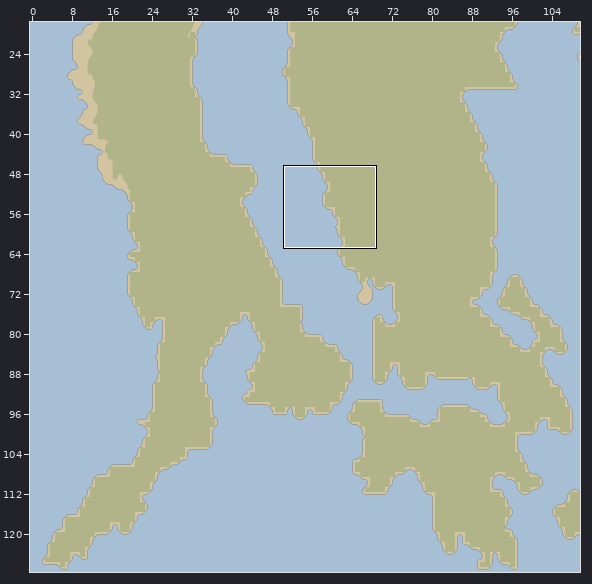
Tiled map (JSON), stored at assets/map/world_map.json. The picture above shows the old version from afar; the outline marks the close-up.
Close-up. Before the commit:
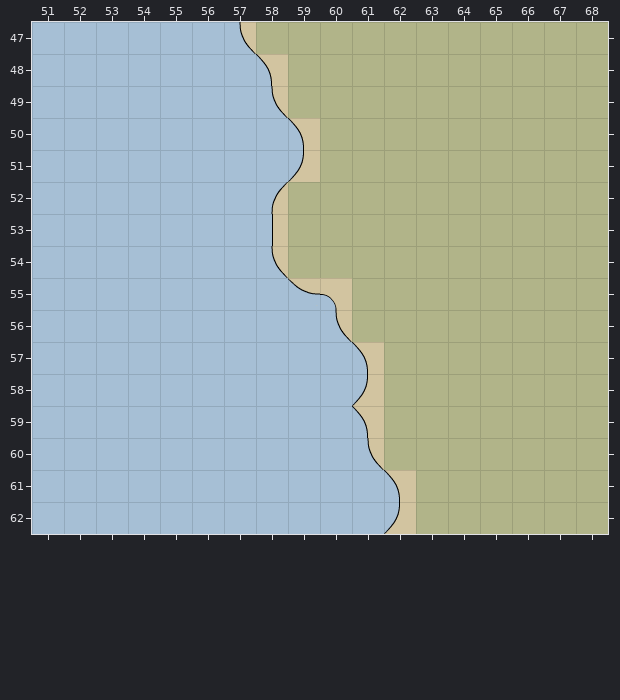
Cells are 32x32 px. Shown: x 51..68, y 47..62. The commit also changed other parts of the map, which this record leaves out. Tiles whose own drawing changed are shown in their newer look in all pictures.
The result:
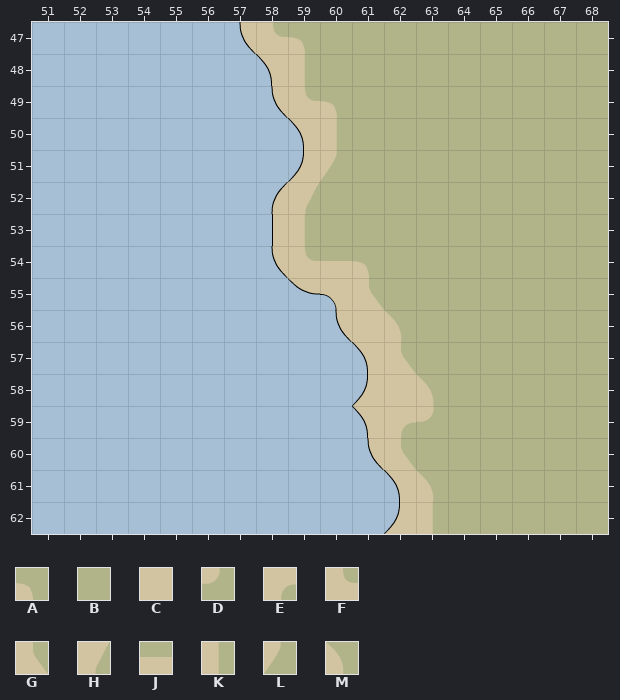
Key: from "ground-tileset": A 0, B 1, C 2, D 4, E 5, F 7, G 10, H 12, J 15, K 16, L 20, M 21.
_ is an empty cell.
The exact change:
Layer "world":
y 47: x 58..59 BB -> FA
y 48: x 59 B -> K
y 49: x 59..60 BB -> FA
y 50: x 60 B -> K
y 51: x 60 B -> L
y 52: x 59 B -> H
y 53: x 59 B -> K
y 54: x 59..61 BBB -> FJA
y 55: x 61 B -> G
y 56: x 61..62 BB -> CM
y 57: x 62 B -> G
y 58: x 62..63 BB -> CM
y 59: x 62..63 BB -> ED
y 60: x 62 B -> G
y 61: x 63 B -> M
y 62: x 63 B -> K
